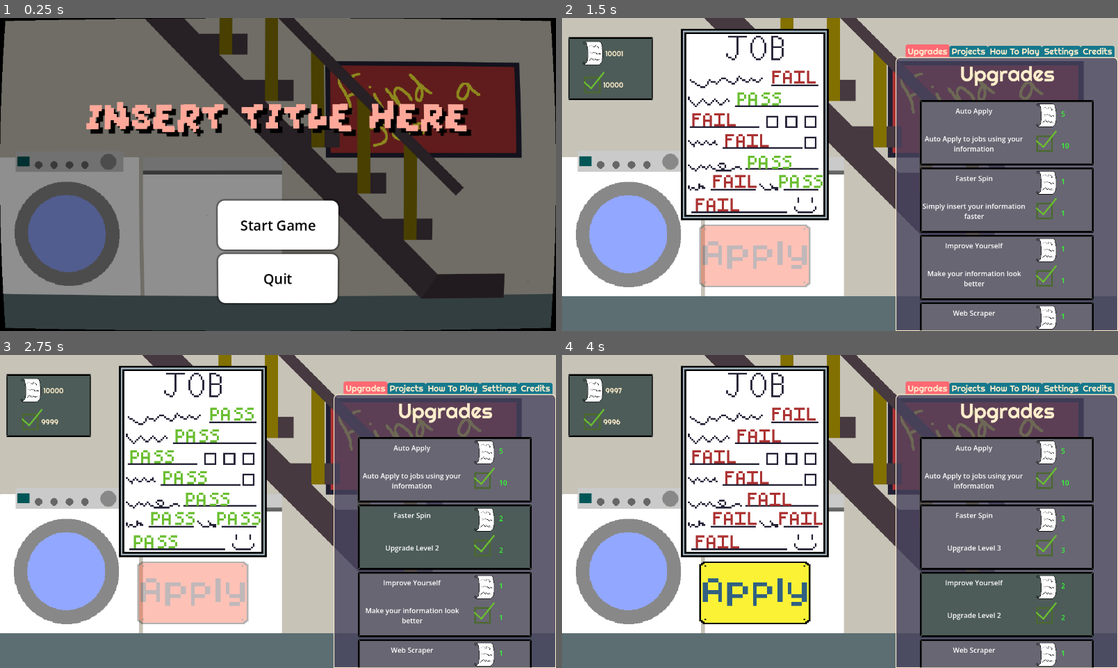
Above: before the commit, frames 1-4 (two rows, left to right).
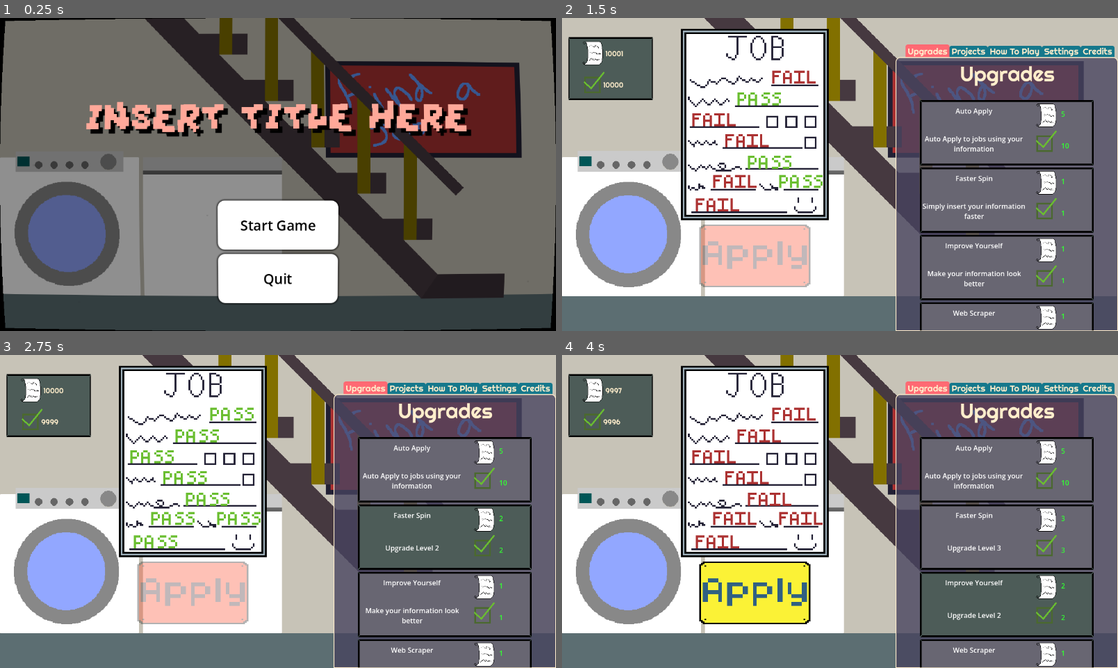
Above: after the commit, the same moments.

Repository: OrangePainting/in-this-economy
Game: Godot game, scene res://Scenes/main_menu.tscn
Same seed, same stepped clock (60 frames per second), same inputs: the game is played once before the commit and once after it.
Inputs (mouse positions are in pixels of both pictures, inside the frame that each line leads up to):
- Up to frame 1 (0.25 s): no input
- Up to frame 2 (1.5 s): click "Start Game" at 0.5 s; click (756, 255) at 1.25 s
- Up to frame 3 (2.75 s): click (450, 536) at 2.02 s
- Up to frame 4 (4 s): click (1012, 536) at 2.77 s; click (1012, 605) at 3.52 s

The runs differ from the first frame. In frame 1, 0.6% of the frame differs, in the area x 60-87%, y 17-42%; in frame 2, 0.4%; in frame 3, 0.4%; in frame 4, 0.4%.

Commit message:
Added win screen
Krish Konda
19:57 06/22/26

Added win screen that shows up after all 8 results pass. Need to implement button functionality for the end screen still.

Diff:
--- a/Scenes/main.tscn
+++ b/Scenes/main.tscn
@@ -7,6 +7,7 @@
 [ext_resource type="PackedScene" uid="uid://uptjvgfhs45v" path="res://Scenes/ui_manager.tscn" id="4_jjvhh"]
 [ext_resource type="Texture2D" uid="uid://cothqtn6jyqy1" path="res://Assets/Buttons/SpinButton.png" id="5_6bp64"]
 [ext_resource type="PackedScene" uid="uid://c2s7p5lohd4r8" path="res://Scenes/auto_apply_manager.tscn" id="5_kry3j"]
+[ext_resource type="PackedScene" uid="uid://ci05h01cykha8" path="res://Scenes/win_screen.tscn" id="8_344ge"]
 
 [node name="Main" type="Node2D" unique_id=1217511701 groups=["Results"]]
 script = ExtResource("1_jjgbg")
@@ -30,5 +31,25 @@
 
 [node name="AutoApplyManager" parent="." unique_id=858945774 instance=ExtResource("5_kry3j")]
 
+[node name="WinScreenBackground" type="ColorRect" parent="." unique_id=243690658]
+unique_name_in_owner = true
+offset_right = 1280.0
+offset_bottom = 720.0
+color = Color(0, 0, 0, 0.5529412)
+
+[node name="WinScreen" parent="WinScreenBackground" unique_id=455014316 node_paths=PackedStringArray("main") instance=ExtResource("8_344ge")]
+z_index = 5
+layout_mode = 1
+anchors_preset = 8
+anchor_left = 0.5
+anchor_top = 0.5
+anchor_right = 0.5
+anchor_bottom = 0.5
+offset_left = -20.0
+offset_top = -20.0
+offset_right = -20.0
+offset_bottom = -20.0
+main = NodePath("../..")
+
 [connection signal="pressed" from="SpinButton" to="." method="_on_spin_button_pressed"]
 [connection signal="auto_apply_complete" from="AutoApplyManager" to="UIManager" method="_on_auto_apply_complete"]
--- /dev/null
+++ b/Scenes/win_screen.tscn
@@ -0,0 +1,83 @@
+[gd_scene format=3 uid="uid://ci05h01cykha8"]
+
+[ext_resource type="Script" uid="uid://7xwdfwibcouk" path="res://Scripts/win_screen.gd" id="1_l5sol"]
+[ext_resource type="Theme" uid="uid://b3klx57slj0l3" path="res://Assets/UI/soft_retro/soft_retro/soft_retro.tres" id="2_a00f1"]
+
+[sub_resource type="StyleBoxFlat" id="StyleBoxFlat_j0aiw"]
+bg_color = Color(0.7514611, 0.7514611, 0.75146097, 1)
+border_width_left = 5
+border_width_top = 5
+border_width_right = 5
+border_width_bottom = 5
+border_color = Color(0.24695039, 0.2469503, 0.24695012, 1)
+
+[node name="WinScreen" type="Control" unique_id=455014316]
+layout_mode = 3
+anchors_preset = 15
+anchor_right = 1.0
+anchor_bottom = 1.0
+grow_horizontal = 2
+grow_vertical = 2
+script = ExtResource("1_l5sol")
+
+[node name="PanelContainer" type="PanelContainer" parent="." unique_id=1846997864]
+unique_name_in_owner = true
+layout_mode = 1
+anchors_preset = 8
+anchor_left = 0.5
+anchor_top = 0.5
+anchor_right = 0.5
+anchor_bottom = 0.5
+offset_left = -184.5
+offset_top = -166.0
+offset_right = 184.5
+offset_bottom = 166.0
+grow_horizontal = 2
+grow_vertical = 2
+theme = ExtResource("2_a00f1")
+theme_override_styles/panel = SubResource("StyleBoxFlat_j0aiw")
+
+[node name="VBoxContainer" type="VBoxContainer" parent="PanelContainer" unique_id=1728244967]
+unique_name_in_owner = true
+layout_mode = 2
+theme_override_constants/separation = 15
+alignment = 1
+
+[node name="GameOverLabel" type="Label" parent="PanelContainer/VBoxContainer" unique_id=875481856]
+unique_name_in_owner = true
+layout_mode = 2
+theme_override_font_sizes/font_size = 64
+text = "GAME OVER"
+horizontal_alignment = 1
+
+[node name="InfoLabel" type="Label" parent="PanelContainer/VBoxContainer" unique_id=1976356656]
+layout_mode = 2
+theme_override_colors/font_color = Color(0.27022192, 0.27022192, 0.2702219, 1)
+theme_override_font_sizes/font_size = 32
+text = "Now you can get a
+ job in real life!"
+horizontal_alignment = 1
+
+[node name="PlayAgainButton" type="Button" parent="PanelContainer/VBoxContainer" unique_id=2116059213]
+custom_minimum_size = Vector2(200, 0)
+layout_mode = 2
+size_flags_horizontal = 4
+theme_override_font_sizes/font_size = 32
+text = "Play Again"
+icon_alignment = 1
+
+[node name="CreditsButton" type="Button" parent="PanelContainer/VBoxContainer" unique_id=286622240]
+custom_minimum_size = Vector2(200, 0)
+layout_mode = 2
+size_flags_horizontal = 4
+theme_override_font_sizes/font_size = 32
+text = "Credits"
+icon_alignment = 1
+
+[node name="ExitGameButton" type="Button" parent="PanelContainer/VBoxContainer" unique_id=1266245179]
+custom_minimum_size = Vector2(200, 0)
+layout_mode = 2
+size_flags_horizontal = 4
+theme_override_font_sizes/font_size = 32
+text = "Quit"
+icon_alignment = 1
--- a/Scripts/Autoloads/global_data.gd
+++ b/Scripts/Autoloads/global_data.gd
@@ -1,11 +1,14 @@
 extends Node
 
 signal currency_changed
+
+var finished_game: bool = false
 
 var total_apps: int = 10000
 var experience: int = 10000
 
 var upgrades_bought: Dictionary[UpgradeInfo, int] # key = upgrade, value = highest level bought
+
 
 const BASE_STATS = {"spin_time": 2.0, # reco don't put less than 0.5
 					"pass_chance": 0.05,
--- a/Scripts/main.gd
+++ b/Scripts/main.gd
@@ -1,4 +1,6 @@
 extends Node2D
+
+signal game_over
 
 const Result = preload("res://Scenes/result.tscn")
 var result_nodes: Array = []
@@ -48,7 +50,9 @@
 
 	await get_tree().create_timer(spin_time).timeout
 	if results.count(true) == 0: AudioController.play_spin_fail()
-	elif results.count(true) == 8: AudioController.play_spin_all_pass()
+	elif results.count(true) == 8:
+		AudioController.play_spin_all_pass()
+		game_over.emit()
 	else: AudioController.play_spin_pass()
 	button.disabled = false
 	button.modulate = Color.WHITE
--- /dev/null
+++ b/Scripts/win_screen.gd
@@ -0,0 +1,20 @@
+extends Control
+
+@export var main: Node2D
+
+# Called when the node enters the scene tree for the first time.
+func _ready() -> void:
+	%WinScreenBackground.hide()
+	%PanelContainer.hide()
+	main.game_over.connect(on_game_over)
+
+
+
+# Called every frame. 'delta' is the elapsed time since the previous frame.
+func _process(delta: float) -> void:
+	pass
+
+func on_game_over() -> void:
+	%WinScreenBackground.show()
+	%PanelContainer.show()
+	GlobalData.finished_game = true
Binary file changed: Assets/Backgrounds/Background.aseprite
Binary file changed: Assets/Backgrounds/Background.png
Not shown, added: Scripts/win_screen.gd.uid
